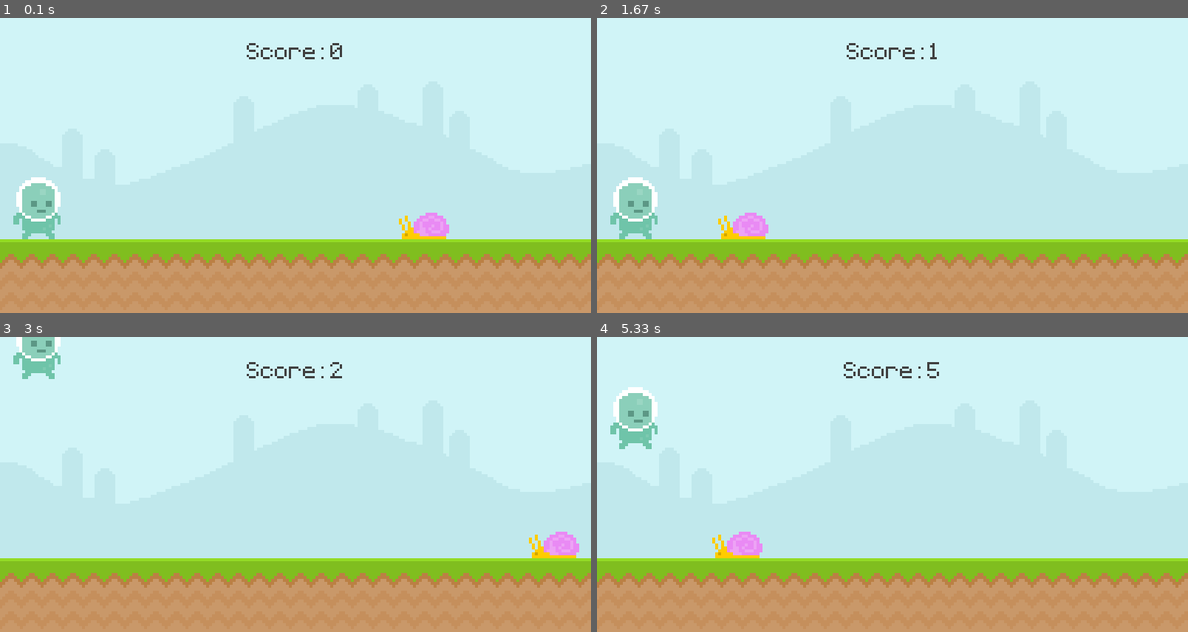
Above: before the commit, frames 1-4 (two rows, left to right).
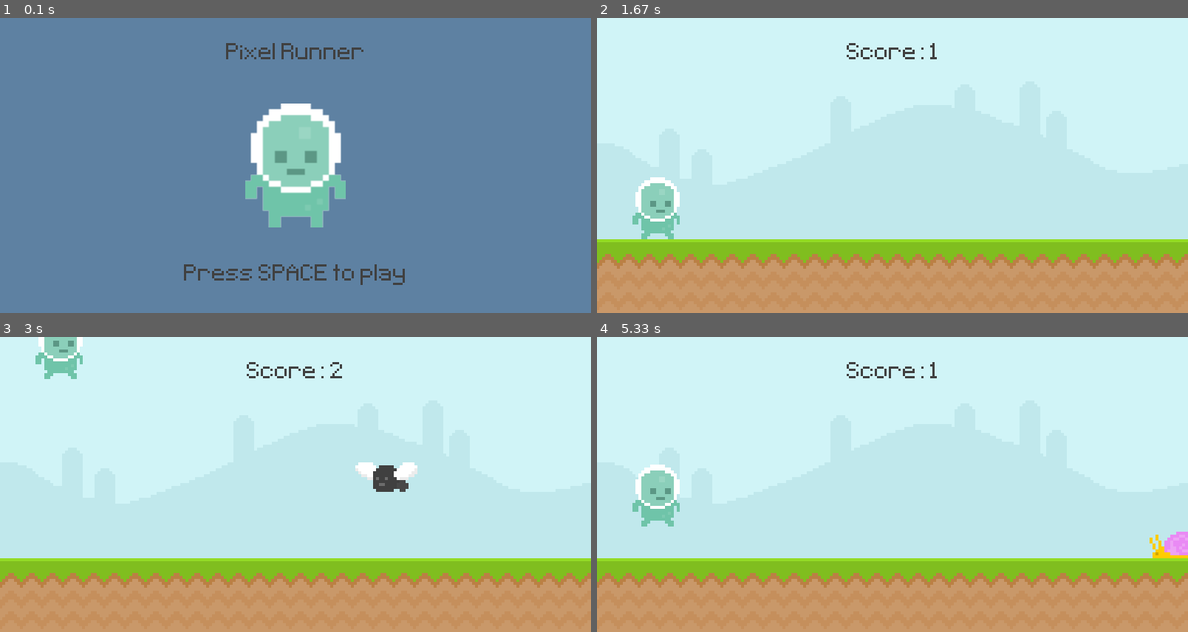
Above: after the commit, the same moments.

Repository: Rataldo/pygame1
Game: pygame game, started from display.py
Two runs of this game, one before a commit and one after it. Both use one fixed random seed, a clock stepped at 60 frames per second and the inputs below.
Inputs (mouse positions are in pixels of both pictures, inside the frame that each line leads up to):
- Up to frame 1 (0.1 s): no input
- Up to frame 2 (1.67 s): tap Space at 0.33, 0.67 s; click (1111, 268) at 1.55 s
- Up to frame 3 (3 s): tap Space at 1.9, 2.2, 2.4, 2.7 s
- Up to frame 4 (5.33 s): tap Space at 3.47, 4.2, 4.33, 4.47, 4.93, 5.07, 5.2 s; click (656, 525) at 4.62 s

The runs differ from the first frame. In frame 1, 100% of the frame differs, in the area x 0-100%, y 0-100%; in frame 2, 2.3%; in frame 3, 2.5%; in frame 4, 3.8%.

Commit message:
Otro commit mas de juego hecho en pygame

Diff:
--- a/display.py
+++ b/display.py
@@ -1,41 +1,92 @@
 import pygame
 from sys import exit # funcion exit termina el codigo de forma segura
+from random import randint
 
+
+# score function
 def display_score():
     current_time = int(pygame.time.get_ticks() / 1000) - start_time # necesario para resetear contador a 0
     score_surface = test_font.render(f"Score: {current_time}", False,(64,64,64))
     score_rectangle = score_surface.get_rect(center = (400,50))
     screen.blit(score_surface,score_rectangle)
+    return current_time
 
+# obstacle movement function
+def obstacle_movement(obstacle_list):
+    if obstacle_list:
+        for obstacle_rect in obstacle_list:
+            obstacle_rect.x -= 5
+            # if statement para tener fly o snail
+            if obstacle_rect.bottom == 300:
+                screen.blit(snail_surface, obstacle_rect)
+            else:
+                screen.blit(fly_surface, obstacle_rect)
 
-pygame.init() # comienza todo
+            # borra obstaculos que esten fuera de la pantalla
+        obstacle_list = [obstacle for obstacle in obstacle_list if obstacle.x > -100]
+        return obstacle_list
+    else:
+        return []
+
+# collissions function
+def collisions (player, obstacles):
+    if obstacles:
+        for obstacle_rect in obstacles:
+            if player.colliderect(obstacle_rect):
+                return False # si jugador choca con obstaculo retorna False
+    return True # si jugador no choca con nada return True
+
+# comienza todo
+pygame.init()
 screen = pygame.display.set_mode((800,400)) #valores de la tupla son weidth and height
 pygame.display.set_caption("Runner")
 clock = pygame.time.Clock() # limitar FPS
 test_font = pygame.font.Font("font/Pixeltype.ttf", 50) # al final es font type, font size
-game_active = True
+game_active = False # si esta en True empieza el juego, si esta en false primero ira al else statement y mostrara el game over screen
 start_time = 0 #variable para resetear el contador a 0
-
-# surfaces van asociadas a display surface
-# test_surface = pygame.Surface((100,200))
-# test_surface.fill("Red")
+score = 0
 
 
+
+# sky surface
 sky_surface = pygame.image.load("graphics/Sky.png").convert()
 ground_surface = pygame.image.load("graphics/ground.png").convert()
 
 # score_surface = test_font.render("My game", False, (64,64,64)) # text del score
 # score_rectangle = score_surface.get_rect(center = (400,50))
 
+# obstacles
 snail_surface = pygame.image.load("graphics/snail/snail1.png").convert_alpha() #convierte imagenes en algo que pygame puede procesar
-snail_rectangle = snail_surface.get_rect(midbottom = (600,300))
+# snail_rectangle = snail_surface.get_rect(bottomright = (600,300))
 
+fly_surface = pygame.image.load("graphics/Fly/Fly1.png").convert_alpha()
+
+obstacle_rect_list = []
+
+# player surface and gravity
 player_surface = pygame.image.load("graphics/Player/player_walk_1.png").convert_alpha()
 player_rectangle = player_surface.get_rect(midbottom = (50,300)) # toma de referencia el punto topleft del rectangulo para colocar las coordenadas del display
 player_gravity = 0
 
+# intro screen
+player_stand = pygame.image.load("graphics/Player/player_stand.png").convert_alpha() # imagen para mostrar en intro screen
+player_stand = pygame.transform.rotozoom(player_stand,0,2) # transformar el tamaño del player a mostrar en intro screen
+player_stand_rectangle = player_stand.get_rect(center = (400,200)) # ubicacion de la imagen a mostrar
 
-# Todo va a ocurrir dentro de wl while loop. arriba solo definimos algunas variables
+# intro screen text
+game_name_surface = test_font.render("Pixel Runner",False, (64,64,64))
+game_name_rectangle = game_name_surface.get_rect(center = (400,50))
+
+# intro screen continue text
+continue_surface = test_font.render("Press SPACE to play", False, (64,64,64))
+continue_rectangle = continue_surface.get_rect(center = (400,350))
+
+# Timer
+obstacle_timer = pygame.USEREVENT + 1 # se pone +1 para evitar conflicto con USEREVENTS de pygame
+pygame.time.set_timer(obstacle_timer, 1500)
+
+
+# Todo va a ocurrir dentro del while loop. arriba solo definimos algunas variables
 
 while True: #mantiene el juego abierto por siempre
     for event in pygame.event.get(): # para evento en eventos de pygame: (hay muchos eventos. todos en la documentacion)
@@ -46,46 +97,74 @@
         if game_active:
                 # aca colocamos que debemos apretar el boton k_space y abajo que es lo que hace.
             if event.type == pygame.KEYDOWN:
-                if event.key == pygame.K_SPACE and player_rectangle.bottom >= 300: #condicion para solo saltar si estamos en este punto.
+                if event.key == pygame.K_SPACE and player_rectangle.bottom >= 300: # condicion para solo saltar si estamos en este punto.
                     player_gravity = -23
 
-            if event.type == pygame.MOUSEBUTTONDOWN and player_rectangle.bottom >= 300:
+            if event.type == pygame.MOUSEBUTTONDOWN and player_rectangle.bottom >= 300: # condicion para saltar con mouse
                     if player_rectangle.collidepoint(event.pos):
                         player_gravity = -23
+
+            # evento de timer de obstaculos (coloca un enemigo desde la lista y le hace append)
+            if event.type == obstacle_timer: # timer de spawneo de bichos (dentro de game_active)
+                if randint(0,2):
+                    obstacle_rect_list.append(snail_surface.get_rect(bottomright = (randint(900,1100),300)))
+                else:
+                    obstacle_rect_list.append(fly_surface.get_rect(bottomright = (randint(900,1100),210)))
+
         else:
             if event.type == pygame.KEYDOWN and event.key == pygame.K_SPACE:
                 game_active = True
-                snail_rectangle.left = 800
+                # snail_rectangle.left = 800
                 start_time = int(pygame.time.get_ticks() / 1000) #resetea contador a cero
+
 
     #codigo del juego activo.
     if game_active:
         # en el screen blit el orden que lo coloco es el orden en que se generaran.
+
         screen.blit(sky_surface,(0,0)) #esto asocia el surface a la display surface.
         screen.blit(ground_surface,(0,300))
-        display_score()
-
-        snail_rectangle.x -= 4 # variable para mover el surface
-        if snail_rectangle.right <= 0: # if statement para regresar el surface a su origen
-            snail_rectangle.left = 800
-        screen.blit(snail_surface,snail_rectangle) # colocamos el surface usando un rectangulo
+        score = display_score()
 
         #player
         player_gravity += 1 #aumento exponencial del valor de gravedad
         player_rectangle.y += player_gravity # sumamos la gravedad a el eje y  del rectangulo del jugador
         if player_rectangle.bottom >= 300:
             player_rectangle.bottom = 300
-
         screen.blit(player_surface,player_rectangle)
 
+        # obstacle movement
+
+        obstacle_rect_list = obstacle_movement(obstacle_rect_list)
+
+
+
+
         #collision
-        if snail_rectangle.colliderect(player_rectangle):
-            game_active = False
+        game_active = collisions(player_rectangle, obstacle_rect_list) # corre funcion collisions con player rectanlge y obstacle rect
+
     #que pasa luego del gameover, intro o menu
     else:
-        screen.fill("Yellow")
+        # game over loop
+        screen.fill((94,129,162)) # fill del fondo del intro screen
+        screen.blit(player_stand, player_stand_rectangle) # que se muestra en intro screen
+        obstacle_rect_list.clear() # limpia la lista de obstaculos al terminar el juego.
+        player_rectangle.midbottom = (80,300)
+        player_gravity = 0
 
 
-    # keys = pygame.key.get_pressed()
+        score_message = test_font.render(f"Your score: {score}", False, (64,64,64))
+        score_message_rect = score_message.get_rect(center = (400, 50))
+
+        if score == 0:
+            screen.blit(game_name_surface, game_name_rectangle) # game over text
+            screen.blit(continue_surface, continue_rectangle)
+        else:
+            screen.blit(score_message, score_message_rect)
+            screen.blit(continue_surface, continue_rectangle)
+
+
+
+
     pygame.display.update() # updatea el display surface (la pantalla abierta arriba)
     clock.tick(60) #limite de 60 fps
